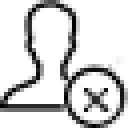
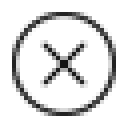
Layers edited between the first and the second 128×128 image:
hid "Add User-50" over bbox(0, 0, 128, 128)
added layer "Cancel-50" above "Edit User-50" over bbox(12, 12, 116, 116)
